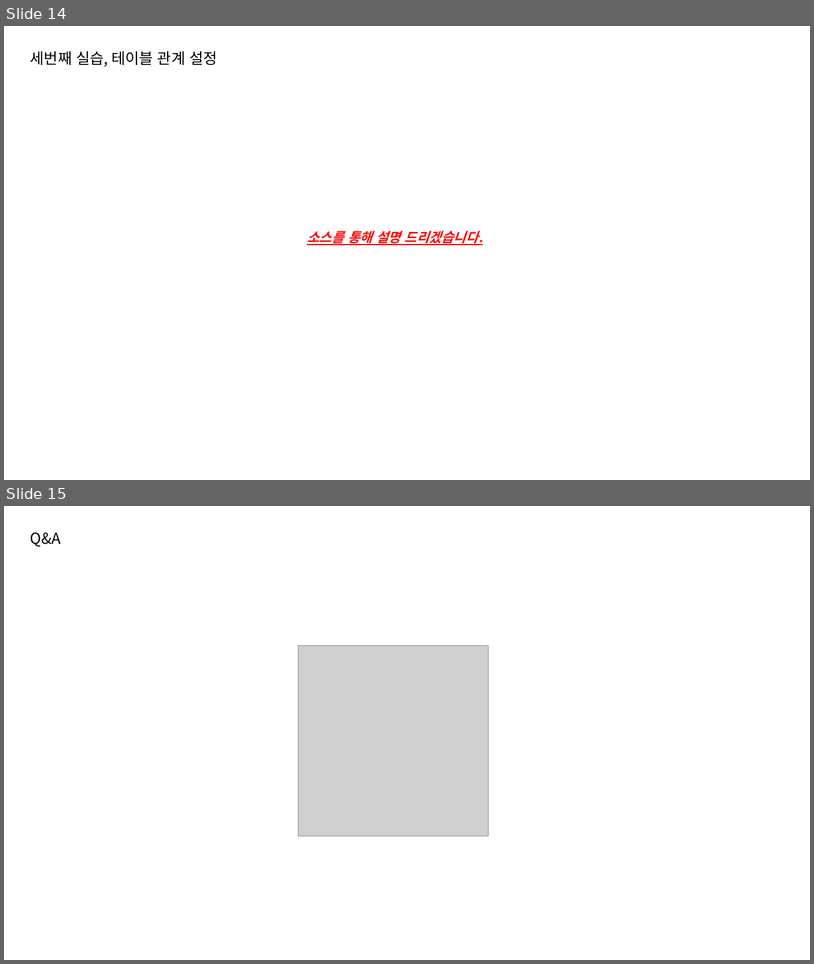
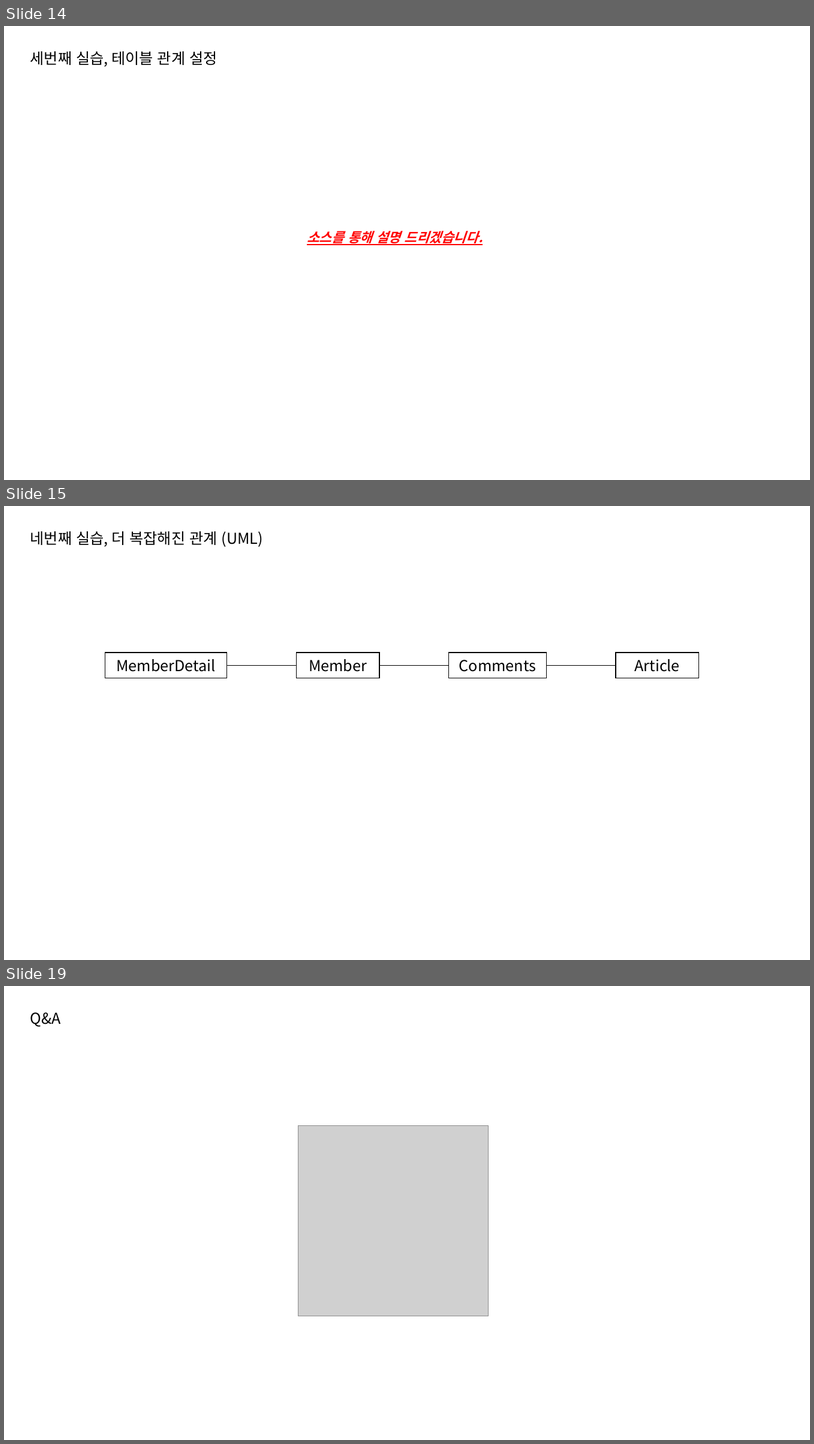
Before and after one commit to JuEunSung/JPA_Hibetnate_Study, a slide deck: hibernate_study/doc/JPA 세미나 발표 자료.pptx. Shown one above the other, each under a label of ours: slides 14 and 15 before the commit, slides 14, 15 and 19 after it; the slides between them are not shown. The pictures are 814x964 and 814x1444 pixels, drawn with LibreOffice and Linux fonts; fonts in the diff are those of the drawing; grey boxes stand for pictures. Boxes give left, top, right and bottom in pixels: in the first picture for what was removed or moved away, otherwise in the second. Text is boxed around its words. In the diff, an @@ line names an element or a change of style, - is before the commit and + after.

```diff
--- a/hibernate_study/doc/JPA 세미나 발표 자료.pptx
+++ b/hibernate_study/doc/JPA 세미나 발표 자료.pptx
@@ slide 15 added at <box>4,506,810,960</box>, background #FFFFFF @@
@@ text added at <box>30,531,263,547</box>, 18 pt, text #000000 @@
+네번째 실습, 더 복잡해진 관계 (UML)
@@ rectangle added at <box>105,652,227,678</box>, fill #FFFFFF, outline #000000 1 pt, 18 pt, text #000000 @@
+MemberDetail
@@ line added from (227, 665) to (296, 665), #000000 1 pt @@
@@ rectangle added at <box>296,652,380,678</box>, fill #FFFFFF, outline #000000 1 pt, 18 pt, text #000000 @@
+Member
@@ line added from (380, 665) to (449, 665), #000000 1 pt @@
@@ rectangle added at <box>449,652,546,678</box>, fill #FFFFFF, outline #000000 1 pt, 18 pt, text #000000 @@
+Comments
@@ line added from (546, 665) to (616, 665), #000000 1 pt @@
@@ rectangle added at <box>616,652,699,678</box>, fill #FFFFFF, outline #000000 1 pt, 18 pt, text #000000 @@
+Article
@@ what was slide 15 is now slide 19 @@
```
Also in this commit, not shown: 3 other slides added, 18 other files.
